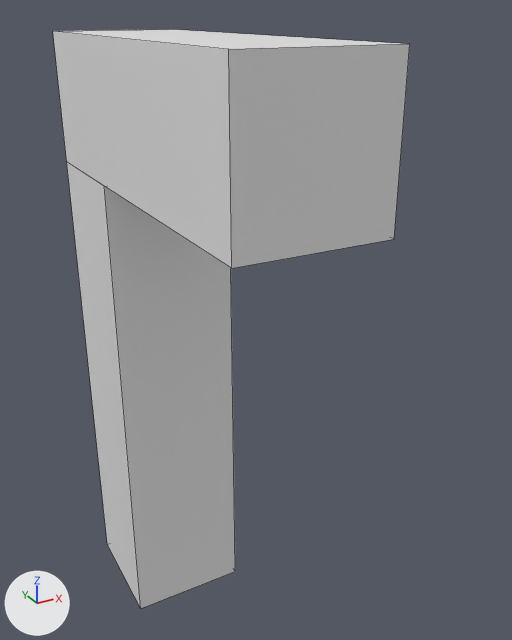
Two versions of the Blender file Assets/unprogrammed_models/hoe.blend, one commit apart.
The view is the same before and after, from a 50 mm lens placed at (-3.95, -10.85, 6.32), pointed at (0.63, -2.52, 2.16). Every picture has the same lights, and +X, +Y and +Z are marked at lower left. The older version comes first. Mesh edges are drawn as thin lines.
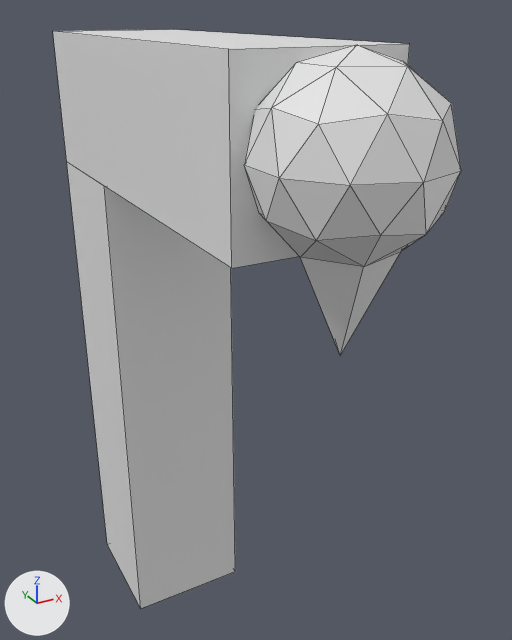
What differs and where, as boxes [x1, y1, x2, y2] in the pictures (512 x 640 px):
'dig_point_1', added
    after: [244, 45, 461, 356]

The change, as a diff of the scene's bpy script:
```diff
--- a/Assets/unprogrammed_models/hoe.blend.py
+++ b/Assets/unprogrammed_models/hoe.blend.py
@@ me_icosphere @@
+me_icosphere.from_pydata(...)  # 42 vertices, 80 faces; spans x -0.95..0.95, y -1.0..1.0, z -2.01..1.0
@@ ob_dig_point_1 @@
+ob_dig_point_1 = bpy.data.objects.new('dig_point_1', me_icosphere)
+ob_dig_point_1.location = (0.0, -5.49, 5.03)
```
